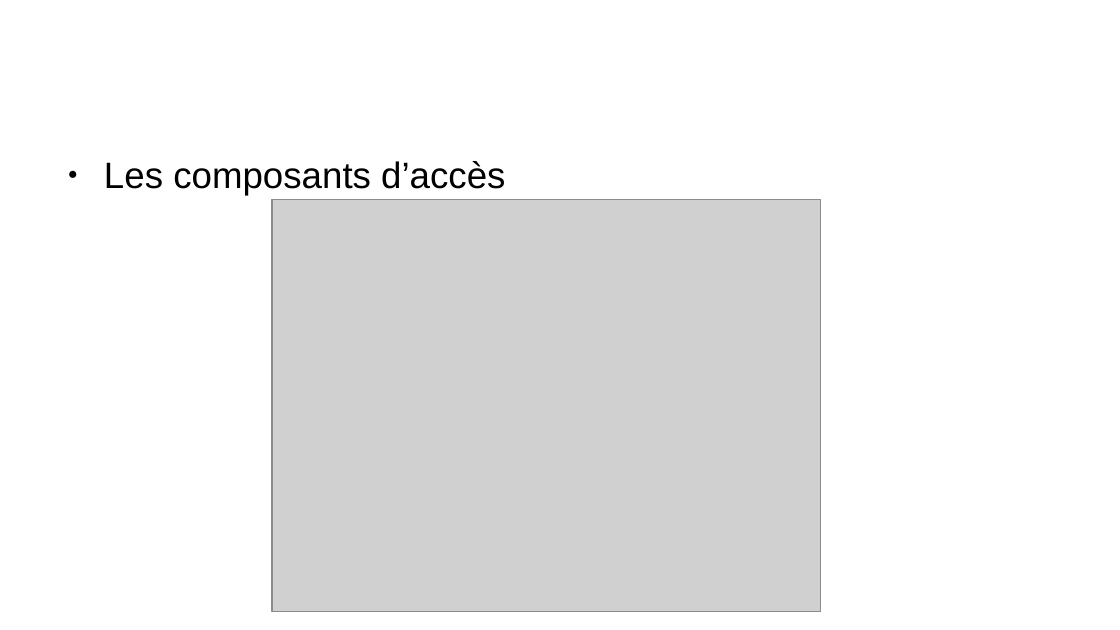
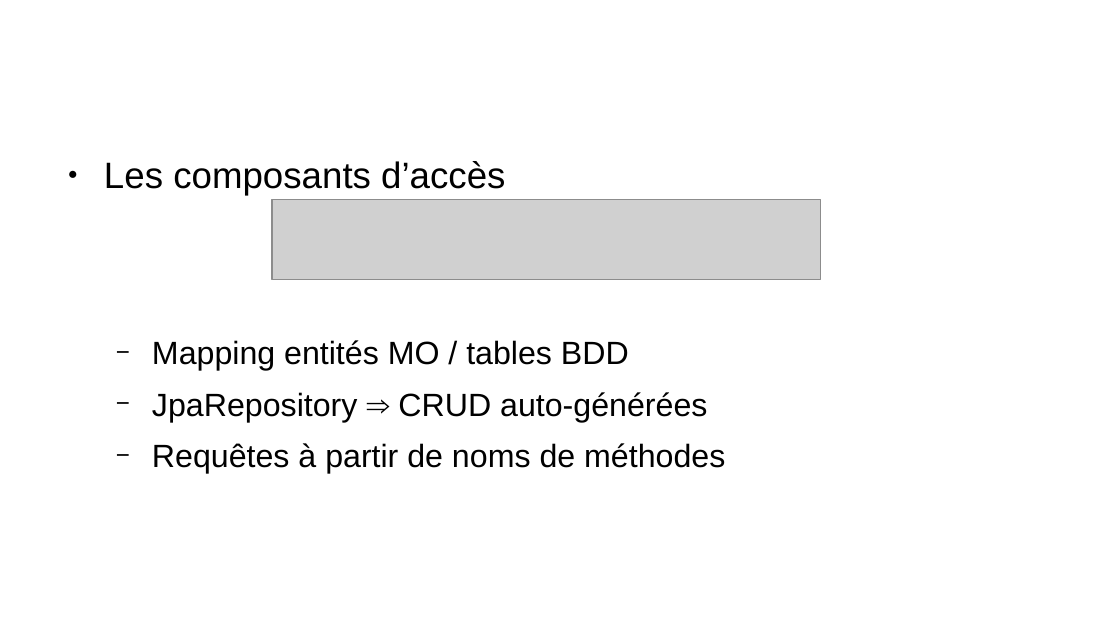
Before and after one commit to laurentpicardLP2/smartFitness, a slide deck: slide 19 of docs/oral/presOralSlideJeremy.odp (slide 11 before the commit). Drawn at 1120x630 pixels with LibreOffice and Linux fonts; fonts in the diff are those of the drawing; grey boxes stand for pictures; background and template pictures are left out. Boxes give left, top, right and bottom in pixels: in the first picture for what was removed or moved away, otherwise in the second. Text is boxed around its words. In the diff, an @@ line names an element or a change of style, - is before the commit and + after.

```diff
--- a/docs/oral/presOralSlideJeremy.odp
+++ b/docs/oral/presOralSlideJeremy.odp
@@ picture resized from (x1=272, y1=200, x2=821, y2=612) to (x1=272, y1=200, x2=821, y2=281) @@
@@ text at (x1=152, y1=340, x2=725, y2=474): paragraphs added @@
+  − Mapping entités MO / tables BDD
+  − JpaRepository ⇒ CRUD auto-générées
+  − Requêtes à partir de noms de méthodes
```
Also in this commit, not shown: 13 other slides changed, 9 slides added, 7 slides removed, 23 other files.
